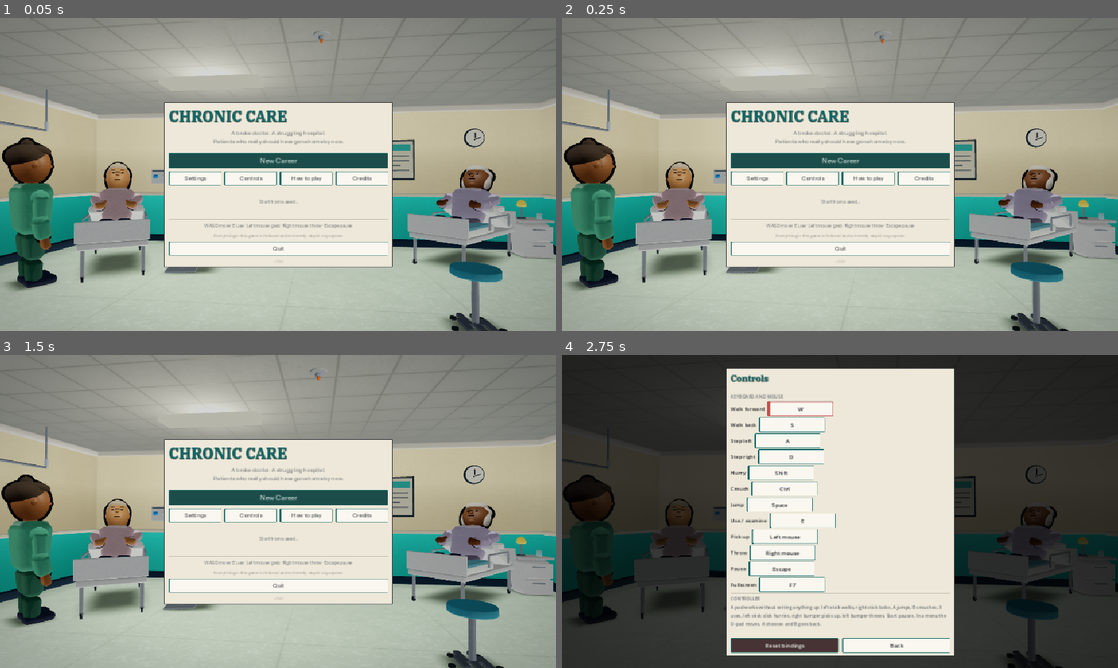
Above: before the commit, frames 1-4 (two rows, left to right).
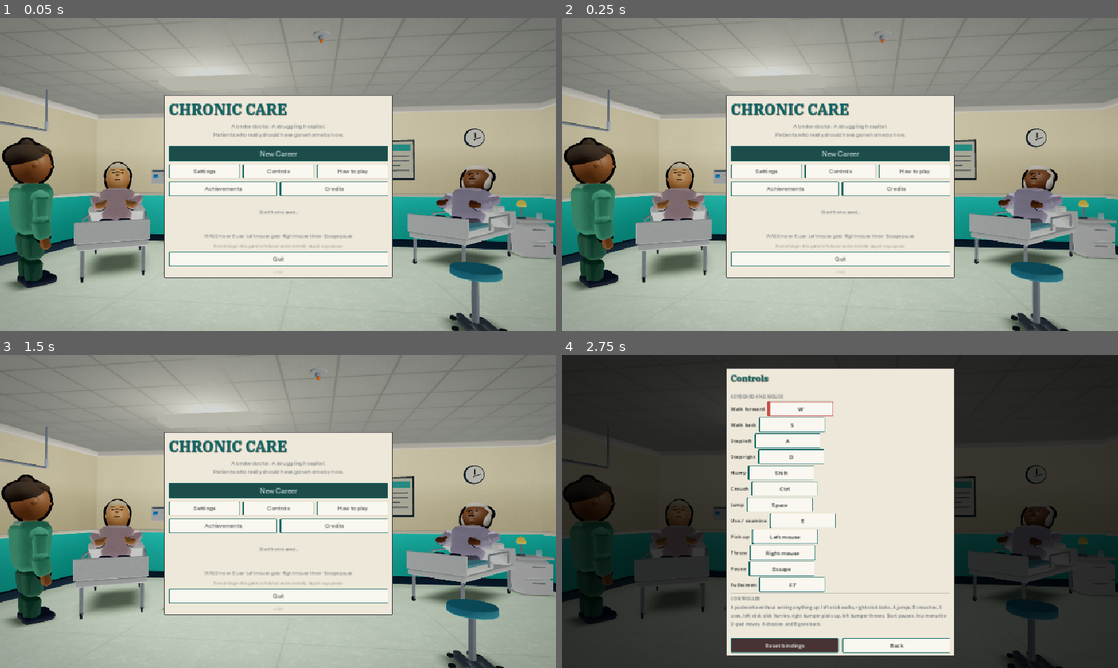
Above: after the commit, the same moments.

Repository: masonobegi/crypts-of-chaos
Game: Godot game, scene res://scenes/Boot.tscn
Two runs of this game, one before a commit and one after it. Both use one fixed random seed, a clock stepped at 60 frames per second and the inputs below.
Inputs:
- Up to frame 1 (0.05 s): no input
- Up to frame 2 (0.25 s): no input
- Up to frame 3 (1.5 s): click "Settings" at 0.5 s; click "Back" at 1.25 s
- Up to frame 4 (2.75 s): click "Controls" at 2 s

The runs differ from the first frame. In frame 1, 7.9% of the frame differs, in the area x 29-71%, y 24-84%; in frame 2, 7.9%; in frame 3, 7.9%; in frame 4, nothing differs.

Commit message:
The achievements were cut for being dead, not for being wrong
CLAUDE.md's own rule says "there are no achievements and no stats
dictionary — both existed, both were read by nothing, and both were cut".
That is a rule about DEAD CODE, and the distinction turns out to be the
whole design: what was wrong with the old ones is that systems WROTE to
them, and an `achievements.foo += 1` scattered across the code is a system
that has to remember to unlock something, which is a system with an unlock
bug in it. It is the same argument DoctorRecord already makes about
escalation.

So Achievements.holds() is a pure read over DoctorRecord and GameState.
Nothing anywhere increments anything. The pass runs at the HANDOVER and
nowhere else, because the design rule that nothing in the interface scores
the player's choice for them survives only if the scoring happens after the
ward sister has said her piece — a trophy popping mid-shift would tell the
player what the game thinks of a decision whose consequences they have not
seen yet. Nothing in the list reads truly_well, a chart, or anything the
investigation layer exists to make you deduce.

Twelve of them, newly-earned ones listed on the End of Shift and ending
cards as lines rather than boxes (that card has been measured with 23% of
itself below the fold once already), and the full list behind a screen off
the title and pause menus with locked entries shown rather than hidden. The
unlocked set is permanent and lives outside the save, because
SaveSystem.delete_save runs at the end of every career.

The Steam API names live in the same file as the list, so turning it on is
a build step rather than an archaeology exercise; without the extension
_push_to_platform returns at its first line.

The fault that shape leaves open is an id with no branch: holds() is a
match that falls through to `return false`, so an entry added to LIST and
not to the match renders correctly, ships, and can never be awarded. The
smoke run builds ONE maximal career and demands every entry hold against
it, which also catches two conditions that contradict each other —
invisible in a list of twelve predicates read one at a time. It asserts the
screen lists all of them too, built rather than grepped (gotcha 53).
Proven red by deleting a branch.

Co-Authored-By: Claude Opus 5 <noreply@anthropic.com>
Claude-Session: https://claude.ai/code/session_012v14cF2GepYx5imtAqBXn5

Diff:
--- a/project.godot
+++ b/project.godot
@@ -46,6 +46,7 @@
 AudioMgr="*res://scripts/autoload/AudioMgr.gd"
 SaveSystem="*res://scripts/autoload/SaveSystem.gd"
 Settings="*res://scripts/autoload/Settings.gd"
+Achievements="*res://scripts/autoload/Achievements.gd"
 
 [display]
 
--- /dev/null
+++ b/scripts/autoload/Achievements.gd
@@ -0,0 +1,266 @@
+extends Node
+## WHAT THE CAREER ADDED UP TO, kept across careers and nowhere else.
+##
+## THIS FILE EXISTS AGAINST A RULE THIS PROJECT WROTE DOWN, so it is worth being
+## precise about which rule and why it does not apply. CLAUDE.md says "there are
+## no achievements and no stats dictionary — both existed, both were read by
+## nothing, and both were cut". That is a rule about DEAD CODE: the old version
+## was a dictionary that systems wrote into and no screen ever read. It is not a
+## rule about a player being able to see what they have done, and a store page
+## with an empty achievement list reads to a buyer as a game somebody stopped
+## working on.
+##
+## So the shape here is chosen to be the thing that was cut's opposite:
+##
+##   - NOTHING WRITES TO IT DURING A SHIFT. There is no `achievements.foo += 1`
+##     anywhere and there never may be. `evaluate()` is a PURE READ over
+##     `DoctorRecord` and `GameState`, exactly like `DoctorRecord.standing()`
+##     and `greeting()` are pure reads over their own counters. A system that
+##     has to remember to unlock something is a system with an unlock bug in it.
+##   - IT IS EVALUATED AT THE HANDOVER AND NOWHERE ELSE. Never mid-shift. The
+##     design rule that nothing in the interface scores the player's choice for
+##     them is load-bearing — a toast saying "Achievement: Fraud!" the moment a
+##     note is typed would tell the player what the game thinks of a decision
+##     they have not seen the consequences of yet. These are read AFTER the
+##     ward sister has said her piece, which is the one moment in the game where
+##     a verdict is the subject.
+##   - NOTHING HERE READS `truly_well`, a chart, or anything the investigation
+##     layer exists to make you deduce. An achievement that named a patient
+##     would be a spoiler with a trophy on it.
+##
+## The unlocked set is PERMANENT and lives outside the save. That is what an
+## achievement is — `SaveSystem.delete_save` runs at the end of every career and
+## a career-scoped trophy that vanishes with the save is not one. It is also why
+## `both_endings` can exist at all: it is a read over the unlocked set itself,
+## which is the only fact here that outlives a career.
+
+const FILE := "user://achievements.json"
+
+## THE LIST. `check` is a Callable taking (rec: DoctorRecord) and returning a
+## bool; everything else it needs is on the autoloads. Order is display order.
+##
+## Deliberately NOT a prize for doing the bad thing. Steam achievements are
+## read by some players as a to-do list, so a trophy for "overrule a colleague
+## in writing" is an instruction to commit fraud on a ward where the design
+## rule is that information must never have negative expected value. The two
+## here that record bad outcomes — `struck_off` and `the_list` — are records of
+## somewhere a career ended up, which a player reaches by playing badly rather
+## than by going and fetching.
+const LIST := [
+	{
+		"id": "first_shift", "name": "Eight to Eight",
+		"desc": "Finish a shift and hand the ward over.",
+	},
+	{
+		"id": "first_clean", "name": "Nothing In It",
+		"desc": "Sign a shift off with nothing raised against it.",
+	},
+	{
+		"id": "five_clean", "name": "Five Tidy Folders",
+		"desc": "Sign off five shifts in one career.",
+	},
+	{
+		"id": "every_ward", "name": "Every Ward in the Building",
+		"desc": "Work a shift on all six wards in one career.",
+	},
+	{
+		"id": "paid", "name": "Paid",
+		"desc": "Clear what you owe.",
+	},
+	{
+		"id": "never_counted", "name": "Never Had to Count",
+		"desc": "Clear it without one flagged night.",
+	},
+	{
+		"id": "long_way", "name": "The Long Way Round",
+		"desc": "Clear it without overruling anybody in writing and without "
+			+ "sending anybody home against their chart.",
+	},
+	{
+		"id": "out_by_one", "name": "Out By One",
+		"desc": "Clear it carrying four of the five.",
+	},
+	{
+		"id": "benefit_of_doubt", "name": "The Benefit of the Doubt",
+		"desc": "Use up every clean night she is prepared to count for you.",
+	},
+	{
+		"id": "the_list", "name": "She Has Started Keeping a List",
+		"desc": "Have her ask you about the same thing four times.",
+	},
+	{
+		"id": "struck_off", "name": "A Letter, and a Woman from Coding",
+		"desc": "Lose your licence.",
+	},
+	{
+		"id": "both_endings", "name": "Both Ways Out",
+		"desc": "Reach both endings.",
+	},
+]
+
+## THE STEAM SEAM, and it is eight lines rather than a note in a document.
+##
+## GodotSteam is a GDExtension and a separate build, so there is no `Steam`
+## singleton in this repo and there cannot be one. What there CAN be is the
+## mapping — an achievement's id here against the API Name typed into the
+## Steamworks partner site — in the file that owns the list, so that turning it
+## on is a build step and not an archaeology exercise. Without the extension
+## `_push_to_platform` returns at its first line and the game is unchanged.
+##
+## The names follow Steam's own convention of a screaming prefix because the
+## partner site's field is not the display name and the two get confused.
+const STEAM_API_NAME := {
+	"first_shift": "ACH_FIRST_SHIFT",
+	"first_clean": "ACH_FIRST_CLEAN",
+	"five_clean": "ACH_FIVE_CLEAN",
+	"every_ward": "ACH_EVERY_WARD",
+	"paid": "ACH_PAID",
+	"never_counted": "ACH_NEVER_COUNTED",
+	"long_way": "ACH_LONG_WAY",
+	"out_by_one": "ACH_OUT_BY_ONE",
+	"benefit_of_doubt": "ACH_BENEFIT_OF_DOUBT",
+	"the_list": "ACH_THE_LIST",
+	"struck_off": "ACH_STRUCK_OFF",
+	"both_endings": "ACH_BOTH_ENDINGS",
+}
+
+var unlocked: Dictionary = {}
+
+func _ready() -> void:
+	_load()
+
+## THE WHOLE RULE SET, IN ONE PLACE, AS A READ.
+##
+## Written as a match rather than as a Callable per entry in `LIST` because a
+## Callable stored in a `const` dictionary is a Callable built at parse time
+## against an autoload that may not be resolvable yet — the same loader hazard
+## gotcha 1 and gotcha 4 are about. A match over an id is dull and it works
+## from a `--script` main loop, which is where every probe in this repo lives.
+func holds(id: String, rec: DoctorRecord) -> bool:
+	match id:
+		"first_shift":
+			return rec.nights >= 1
+		"first_clean":
+			return rec.clean_nights >= 1
+		"five_clean":
+			return rec.clean_nights >= 5
+		"every_ward":
+			# The ward order is a per-career permutation that visits every ward
+			# once before it repeats, so a career that has worked as many nights
+			# as there are wards has seen all of them — whatever order it drew.
+			return rec.nights >= Cases.DAYS.size()
+		"paid":
+			return GameState.paid_off()
+		"never_counted":
+			return GameState.paid_off() and rec.flagged_nights == 0 \
+				and rec.referrals == 0
+		"long_way":
+			return GameState.paid_off() \
+				and rec.times("reversed_a_colleague") == 0 \
+				and rec.times("sent_home_unwell") == 0
+		"out_by_one":
+			return GameState.paid_off() \
+				and rec.strikes >= DoctorRecord.STRIKES_TO_STRIKE_OFF - 1
+		"benefit_of_doubt":
+			return rec.forgiven >= DoctorRecord.FORGIVENESS
+		"the_list":
+			for k in rec.counts:
+				if int(rec.counts[k]) >= 4:
+					return true
+			return false
+		"struck_off":
+			return GameState.struck_off()
+		"both_endings":
+			return has("paid") and has("struck_off")
+	return false
+
+## Called at the handover and at an ending card, and nowhere else. Returns the
+## ids that went from locked to unlocked on THIS call, so the card can show them
+## without keeping a second list of what it has already shown.
+##
+## `both_endings` reads the unlocked set, so the pass runs in `LIST` order and
+## that entry is last — a rule that depends on another rule has to be evaluated
+## after it, and the alternative (iterate to a fixed point) is a loop written to
+## hide an ordering question rather than answer it.
+func evaluate() -> Array:
+	var rec := DoctorRecord.load_from_state()
+	var fresh: Array = []
+	for a in LIST:
+		var id := String(a["id"])
+		if unlocked.has(id):
+			continue
+		if holds(id, rec):
+			unlocked[id] = true
+			fresh.append(id)
+			_push_to_platform(id)
+			Log.i("unlocked '%s'" % id, "Achievements")
+	if not fresh.is_empty():
+		_save()
+	return fresh
+
+func has(id: String) -> bool:
+	return unlocked.has(id)
+
+func count() -> int:
+	return unlocked.size()
+
+func entry(id: String) -> Dictionary:
+	for a in LIST:
+		if String(a["id"]) == id:
+			return a
+	return {}
+
+func _push_to_platform(id: String) -> void:
+	# `has_singleton` first, then `has_method` on the object: a call to a method
+	# that does not exist is a runtime error, and a runtime error ABORTS THE
+	# CALLING FUNCTION rather than raising (gotcha 20) — which would take the
+	# rest of `evaluate()`'s loop with it and leave half a pass saved.
+	if not Engine.has_singleton("Steam"):
+		return
+	var api := String(STEAM_API_NAME.get(id, ""))
+	if api == "":
+		return
+	var steam: Object = Engine.get_singleton("Steam")
+	if not steam.has_method("setAchievement"):
+		return
+	steam.call("setAchievement", api)
+	if steam.has_method("storeStats"):
+		steam.call("storeStats")
+
+func _load() -> void:
+	unlocked.clear()
+	if not FileAccess.file_exists(FILE):
+		return
+	var text := FileAccess.get_file_as_string(FILE)
+	# `JSON.parse_string` pushes the engine's own error on top of yours, so a
+	# player with one damaged file gets two errors in the log and the first is
+	# about a line number in a file they have never opened (gotcha 72).
+	var j := JSON.new()
+	if j.parse(text) != OK or typeof(j.data) != TYPE_DICTIONARY:
+		Log.w("achievements file will not parse; starting empty", "Achievements")
+		return
+	for k in Dictionary(j.data):
+		# Only ids the build still knows about. A name dropped from `LIST` must
+		# not come back as a blank row on the screen.
+		if entry(String(k)).is_empty():
+			continue
+		if bool(Dictionary(j.data)[k]):
+			unlocked[String(k)] = true
+
+func _save() -> void:
+	# Write, rename, keep the old one — the same shape `SaveSystem` uses, for
+	# the same reason: `FileAccess.WRITE` truncates, so writing straight to the
+	# path leaves a window in which a crash replaces the file with nothing.
+	var tmp := FILE + ".tmp"
+	var f := FileAccess.open(tmp, FileAccess.WRITE)
+	if f == null:
+		Log.w("cannot write %s" % tmp, "Achievements")
+		return
+	f.store_string(JSON.stringify(unlocked, "\t"))
+	f.close()
+	var dir := DirAccess.open("user://")
+	if dir == null:
+		return
+	if dir.file_exists(FILE.get_file()):
+		dir.rename(FILE.get_file(), FILE.get_file() + ".bak")
+	dir.rename(tmp.get_file(), FILE.get_file())
--- a/scripts/ui/main_menu.gd
+++ b/scripts/ui/main_menu.gd
@@ -18,7 +18,7 @@
 	# Short on purpose. A PanelContainer grows to fit, so this is a floor and
 	# not a ceiling — the panel is exactly as tall as what is in it, which is
 	# different on a first run and a hundredth.
-	var panel := UIKit.center_panel(660, 420)
+	var panel := UIKit.center_panel(660, 460)
 	_panel = panel
 	add_child(panel)
 	var v := UIKit.vbox(10)
@@ -61,13 +61,24 @@
 	# cost MINUTES and the minutes run out, and there was nowhere at all to
 	# read that. It goes next to Controls, because it is the same kind of
 	# question.
-	for entry in [["Settings", "settings"], ["Controls", "controls"],
-			["How to play", "howto"], ["Credits", "credits"]]:
-		var screen_id := String(entry[1])
-		var b2 := UIKit.button(String(entry[0]), func(): _open_menu_screen(screen_id))
-		b2.size_flags_horizontal = Control.SIZE_EXPAND_FILL
-		opts.add_child(b2)
+	#
+	# TWO ROWS, AND THE SECOND ONE IS WHY THE PANEL IS FORTY PIXELS TALLER.
+	# Five buttons across 660 units is 124 each and "Achievements" does not fit
+	# in 124 — a button whose text is clipped reads as a broken button, and this
+	# is the first screen anybody sees. The panel's height is a literal rather
+	# than something the box works out, because `center_panel` pins the offsets
+	# and a VBox that outgrows them grows DOWNWARD off the centre line.
+	var opts2 := UIKit.hbox(8)
+	for row in [[opts, [["Settings", "settings"], ["Controls", "controls"],
+				["How to play", "howto"]]],
+			[opts2, [["Achievements", "achievements"], ["Credits", "credits"]]]]:
+		for entry in row[1]:
+			var screen_id := String(entry[1])
+			var b2 := UIKit.button(String(entry[0]), func(): _open_menu_screen(screen_id))
+			b2.size_flags_horizontal = Control.SIZE_EXPAND_FILL
+			(row[0] as HBoxContainer).add_child(b2)
 	v.add_child(opts)
+	v.add_child(opts2)
 	v.add_child(UIKit.spacer(10))
 	# THE SEED FIELD IS NOT THE THIRD THING ON THE MAIN MENU.
 	#
--- a/scripts/ui/screen_day_over.gd
+++ b/scripts/ui/screen_day_over.gd
@@ -22,9 +22,17 @@
 	var hud = get_tree().get_first_node_in_group("hud")
 	if hud != null and hud.has_method("_refresh_money"):
 		hud.call("_refresh_money")
+	# AT THE HANDOVER AND NOWHERE ELSE. The long note at the top of
+	# scripts/autoload/Achievements.gd says why: the design rule that nothing in
+	# the interface scores the player's choice for them survives only if the
+	# scoring happens AFTER the ward sister has said her piece, which is the one
+	# moment in the game where a verdict is the subject. It runs above the ending
+	# branch so that an ending's own entry lands on the card that announces it
+	# rather than on a card that never comes.
+	var earned: Array = Achievements.evaluate()
 	var ending := GameState.ending()
 	if ending != "":
-		_ending_card(ending)
+		_ending_card(ending, earned)
 		return
 
 	# THE VERDICT MAKES A SOUND. This card — the stamp, what Vinnie wanted, what
@@ -109,6 +117,8 @@
 	for line in _consequences(verdict, short):
 		v.add_child(UIKit.label("· " + String(line), 14, UIKit.INK,
 			HORIZONTAL_ALIGNMENT_LEFT, true))
+
+	_earned_block(v, earned)
 
 	var foot := UIKit.vbox(6)
 	foot.add_child(UIKit.button("Work tomorrow", func():
@@ -277,7 +287,7 @@
 ## handler and emitted by nobody, and the debt was a constant the loan shark
 ## asked for every night forever. A game whose worst outcome is "denser nurse
 ## rounds, indefinitely" has nothing at the top of its own risk curve.
-func _ending_card(ending: String) -> void:
+func _ending_card(ending: String, earned: Array) -> void:
 	# A FINISHED CAREER IS FINISHED.
 	#
 	# Both endings offer "Start again" and "Main menu" and neither touched the
@@ -338,6 +348,8 @@
 			"Nothing on your record at all. She never once had to ask you twice.",
 			14, UIKit.GOOD, HORIZONTAL_ALIGNMENT_LEFT, true))
 
+	_earned_block(v, earned)
+
 	var foot := UIKit.vbox(6)
 	foot.add_child(UIKit.button("Start again", func():
 		GameState.start_new_career()
@@ -346,6 +358,27 @@
 		_leave("res://scenes/MainMenu.tscn")))
 	card_footer(foot)
 
+## WHAT THE CAREER HAS ADDED UP TO, on the two cards where a verdict is already
+## the subject.
+##
+## NAME ONLY, one line each, and no count against a total. The End of Shift card
+## has been measured with 23% of itself below the fold once already, so anything
+## added to it is added as a line rather than as a box — and a "3 / 12" progress
+## figure would be the interface putting a number on a career, which is the one
+## thing this game has never done. The full list, locked entries and all, is a
+## screen of its own off the pause menu and the title screen.
+func _earned_block(v: VBoxContainer, earned: Array) -> void:
+	if earned.is_empty():
+		return
+	v.add_child(UIKit.rule())
+	v.add_child(UIKit.label("ACHIEVEMENTS", 12, UIKit.INK_DIM))
+	for id in earned:
+		var a: Dictionary = Achievements.entry(String(id))
+		if a.is_empty():
+			continue
+		v.add_child(UIKit.label("· " + String(a["name"]), 14, UIKit.ACCENT,
+			HORIZONTAL_ALIGNMENT_LEFT, true))
+
 func ward():
 	return get_tree().get_first_node_in_group("ward_day")
 
--- a/scripts/ui/ui_root.gd
+++ b/scripts/ui/ui_root.gd
@@ -298,6 +298,7 @@
 		"credits": return _credits_screen()
 		"licences": return _licences_screen()
 		"howto": return _howto_screen()
+		"achievements": return _achievements_screen()
 	Log.w("unknown screen '%s'" % id, "UI")
 	return null
 
@@ -647,6 +648,41 @@
 		v.add_child(box)
 	v.add_child(UIKit.spacer(6))
 	v.add_child(UIKit.button("Licences", func(): open("licences", {})))
+	v.add_child(UIKit.button("Back", _back))
+	return parts[0]
+
+## THE LIST, LOCKED ENTRIES AND ALL.
+##
+## A locked entry shows its name and what it asks for. Nothing here is hidden
+## behind a "???" — the four things this game keeps secret are what a patient is
+## actually like, and an achievement that hid its own description would read as
+## though it were about to tell you one. None of them does; see the note at the
+## top of scripts/autoload/Achievements.gd.
+##
+## SCROLLED, because there are twelve of them and `_shell` caps its own height
+## against the window — at 140% interface size the canvas is 643 units tall and
+## a list this long would put its own Back button off the bottom of the monitor,
+## which is the fault the cap was added for in the first place.
+func _achievements_screen() -> Control:
+	var parts := _shell(660, 700, "Achievements")
+	var v: VBoxContainer = parts[1]
+	v.add_child(UIKit.label("%d of %d" % [Achievements.count(), Achievements.LIST.size()],
+		15, UIKit.INK_DIM, HORIZONTAL_ALIGNMENT_CENTER))
+	var list := UIKit.vbox(6)
+	for a in Achievements.LIST:
+		var got: bool = Achievements.has(String(a["id"]))
+		var box := UIKit.panel(UIKit.PANEL_LIGHT, 6)
+		var bv := UIKit.vbox(2)
+		bv.add_child(UIKit.label(String(a["name"]), 15,
+			UIKit.ACCENT if got else UIKit.INK_DIM))
+		bv.add_child(UIKit.label(String(a["desc"]), 13,
+			UIKit.INK if got else UIKit.INK_DIM,
+			HORIZONTAL_ALIGNMENT_LEFT, true))
+		box.add_child(bv)
+		list.add_child(box)
+	var sc := UIKit.scroll(list)
+	sc.size_flags_vertical = Control.SIZE_EXPAND_FILL
+	v.add_child(sc)
 	v.add_child(UIKit.button("Back", _back))
 	return parts[0]
 
@@ -777,6 +813,9 @@
 	v.add_child(UIKit.button("How this works", func():
 		_came_from = "pause"
 		open("howto", {})))
+	v.add_child(UIKit.button("Achievements", func():
+		_came_from = "pause"
+		open("achievements", {})))
 	v.add_child(UIKit.spacer(8))
 	# A SHIFT IS ONE SITTING, AND THIS THROWS IT AWAY.
 	#
--- a/tests/smoke_impl.gd
+++ b/tests/smoke_impl.gd
@@ -1833,6 +1833,94 @@
 		"along with the engine's own, which did not ship at all")
 	if lic != null:
 		lic.free()
+
+	# ...AND EVERY ACHIEVEMENT IN THE LIST CAN ACTUALLY BE REACHED.
+	#
+	# `Achievements.holds()` is a `match` over an id that falls through to
+	# `return false`, so an entry added to `LIST` with no branch written for it
+	# is an achievement that renders correctly on the screen, ships, and can
+	# never be awarded to anybody — no error, nothing missing, exactly the shape
+	# of a constant nobody reads (gotcha 15) with a trophy on it.
+	#
+	# Asked by building ONE maximal career — everything cleared, nothing flagged,
+	# the strikes at the edge, the forgiveness spent, one habit at four — and
+	# demanding that every entry holds against it. That also catches the other
+	# half: two conditions that contradict each other, which is invisible in a
+	# list of twelve one-line predicates read one at a time.
+	#
+	# It walks `LIST` in order and writes into `unlocked` as it goes, because
+	# `both_endings` is a read over the unlocked set and has to see the two
+	# endings unlocked before it. NOTHING IS SAVED — `evaluate()` would write
+	# user://achievements.json, and a test suite must not award a player their
+	# achievements or take them away.
+	var keep_unlocked: Dictionary = Achievements.unlocked.duplicate()
+	var keep_record = GameState.flag(DoctorRecord.FLAG, {})
+	var keep_debt := GameState.debt_remaining()
+	Achievements.unlocked.clear()
+	GameState.set_flag("debt_remaining", 0)
+	var maxed := DoctorRecord.new()
+	maxed.nights = Cases.DAYS.size() + 3
+	maxed.clean_nights = maxed.nights
+	maxed.flagged_nights = 0
+	maxed.referrals = 0
+	maxed.strikes = DoctorRecord.STRIKES_TO_STRIKE_OFF
+	maxed.forgiven = DoctorRecord.FORGIVENESS
+	# `backdated` and not `reversed_a_colleague`, because `long_way` asks for
+	# none of the latter and `the_list` asks for four of something.
+	maxed.counts = {"backdated": 4}
+	maxed.save_to_state()
+	var unreachable: Array = []
+	for a in Achievements.LIST:
+		var aid := String(a["id"])
+		if Achievements.holds(aid, maxed):
+			Achievements.unlocked[aid] = true
+		else:
+			unreachable.append(aid)
+	Achievements.unlocked = keep_unlocked
+	GameState.set_flag(DoctorRecord.FLAG, keep_record)
+	GameState.set_flag("debt_remaining", keep_debt)
+	_ok(Achievements.LIST.size() > 0 and unreachable.is_empty(),
+		"every one of the %d achievements can be reached%s"
+			% [Achievements.LIST.size(), "" if unreachable.is_empty()
+				else " — unreachable: " + ", ".join(PackedStringArray(unreachable))])
+	# And every one of them has a Steam API name, because the mapping is the
+	# whole reason that dictionary is in the same file as the list: an entry
+	# added to one and not the other is an achievement that unlocks in the game
+	# and never appears in the player's Steam profile.
+	var unnamed: Array = []
+	for a in Achievements.LIST:
+		if String(Achievements.STEAM_API_NAME.get(String(a["id"]), "")) == "":
+			unnamed.append(String(a["id"]))
+	var orphan_names: Array = []
+	for k in Achievements.STEAM_API_NAME:
+		if Achievements.entry(String(k)).is_empty():
+			orphan_names.append(String(k))
+	_ok(unnamed.is_empty() and orphan_names.is_empty(),
+		"and every one carries a Steam API name, with none left over%s"
+			% ("" if unnamed.is_empty() and orphan_names.is_empty()
+				else " — %s / %s" % [str(unnamed), str(orphan_names)]))
+	# ...AND THE SCREEN LISTS ALL OF THEM. Built rather than grepped, for the
+	# same reason as the reference card above: a row that is built and never
+	# parented passes a grep and is gotcha 53. It is also the only thing that
+	# would notice `_achievements_screen` quietly rendering an empty panel,
+	# which is what a screen driven off a list looks like when the list is
+	# reached through a name that has moved.
+	var ach = ui.call("_build_simple", "achievements", {})
+	var atext := ""
+	if ach != null:
+		for n in _all_nodes(ach):
+			if n is Label:
+				atext += String(n.text) + "\n"
+	var unlisted: Array = []
+	for a in Achievements.LIST:
+		if atext.find(String(a["name"])) < 0:
+			unlisted.append(String(a["name"]))
+	_ok(unlisted.is_empty(),
+		"and the achievements screen lists every one of them%s"
+			% ("" if unlisted.is_empty()
+				else " — missing " + ", ".join(PackedStringArray(unlisted))))
+	if ach != null:
+		ach.free()
 
 ## EVERY SETTING A PLAYER OWNS HAS A ROW ON THE SCREEN.
 ##
